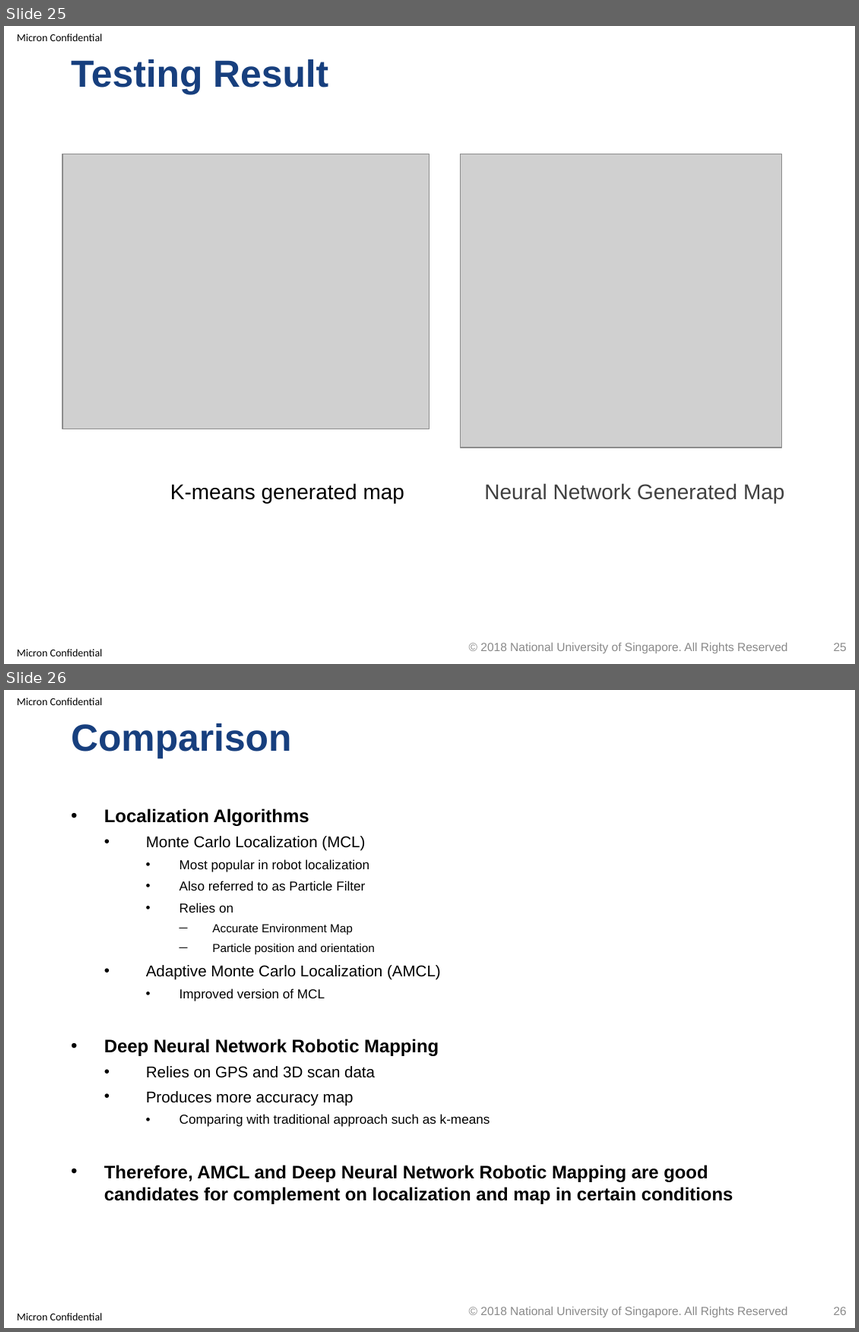
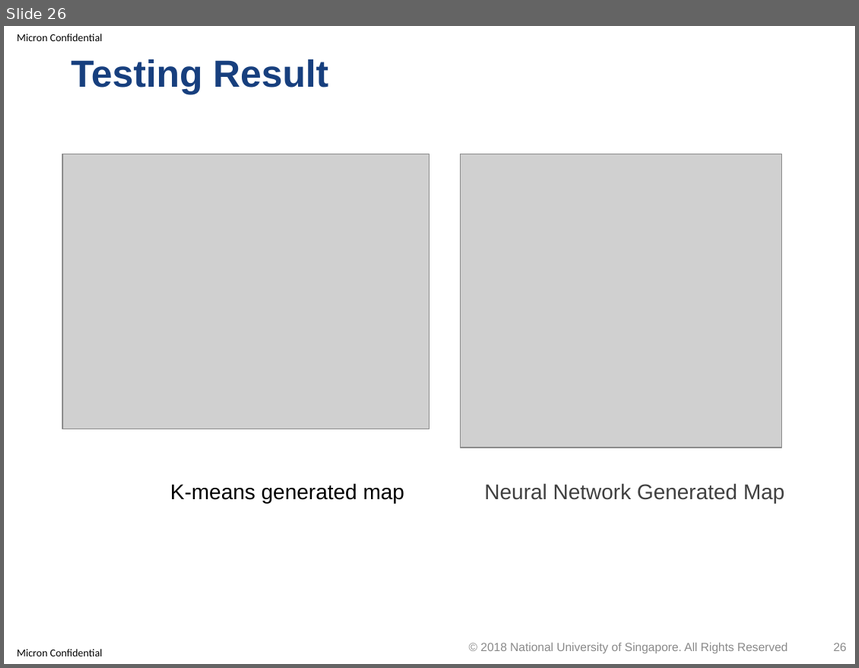
Before and after one commit to optimusium/3dscan, a slide deck: PracticeModule_Presentation.pptx. Shown one above the other, each under a label of ours: slides 25 and 26 before the commit, slide 26 after it. The pictures are 859x1332 and 859x668 pixels, drawn with LibreOffice and Linux fonts; fonts in the diff are those of the drawing; grey boxes stand for pictures; background and template pictures are left out. Boxes give left, top, right and bottom in pixels: in the first picture for what was removed or moved away, otherwise in the second. Text is boxed around its words. In the diff, an @@ line names an element or a change of style, - is before the commit and + after.

```diff
--- a/PracticeModule_Presentation.pptx
+++ b/PracticeModule_Presentation.pptx
@@ slide 26 removed at bbox=[4, 690, 855, 1328], background #FFFFFF; not listed: 2 template elements that a slide beside it also shows @@
@@ title removed at bbox=[71, 723, 291, 758] @@
-Comparison
@@ text removed at bbox=[104, 809, 734, 1205] @@
-• Localization Algorithms
-  • Monte Carlo Localization (MCL)
-    • Most popular in robot localization
-    • Also referred to as Particle Filter
-    • Relies on
-      ─ Accurate Environment Map
-      ─ Particle position and orientation
-  • Adaptive Monte Carlo Localization (AMCL)
-    • Improved version of MCL
-• Deep Neural Network Robotic Mapping
-  • Relies on GPS and 3D scan data
-  • Produces more accuracy map
-    • Comparing with traditional approach such as k-means
-• Therefore, AMCL and Deep Neural Network Robotic Mapping are good candidates for complement on localization and map in certain conditions
@@ text removed at bbox=[481, 1307, 788, 1318] @@
-© 2018 National University of Singapore. All Rights Reserved
@@ page number removed at bbox=[834, 1307, 847, 1315] @@
-26
@@ what was slide 25 is now slide 26 @@
```
Also in this commit, not shown: 2 slides changed, 2 other slides removed, 1 other file.
